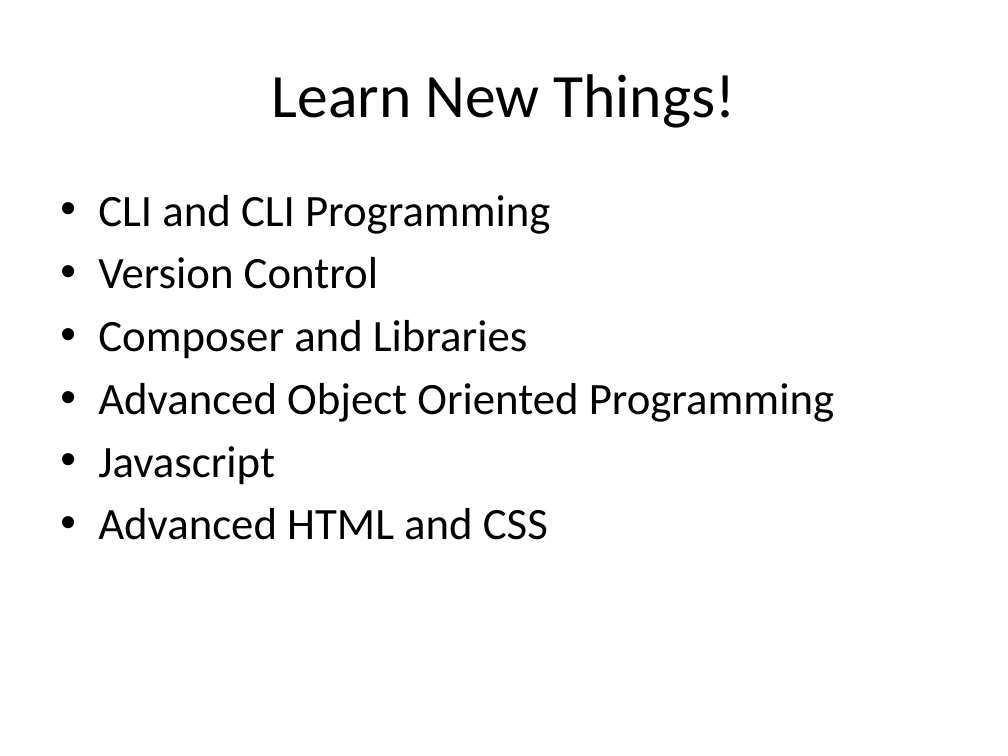
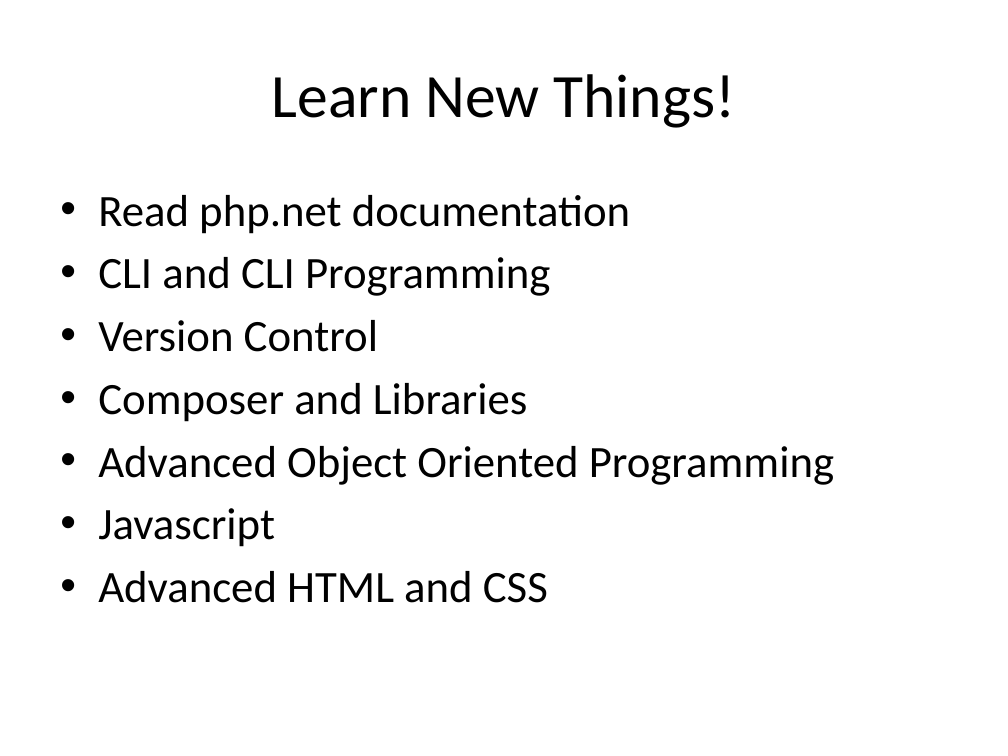
Before and after one commit to PHPEmbark/curriculum, a slide deck: slide 56 of course/4 - Organization and Projects/Organization and Projects.pptx (slide 41 before the commit). Drawn at 1008x756 pixels with LibreOffice and Linux fonts; fonts in the diff are those of the drawing. Boxes give left, top, right and bottom in pixels: in the first picture for what was removed or moved away, otherwise in the second. Text is boxed around its words. In the diff, an @@ line names an element or a change of style, - is before the commit and + after.

```diff
--- a/course/4 - Organization and Projects/Organization and Projects.pptx
+++ b/course/4 - Organization and Projects/Organization and Projects.pptx
@@ text at [98,195,630,234]: paragraph added @@
+• Read php.net documentation
```
Also in this commit, not shown: 1 other slide changed, 15 slides added, 2 other files.
